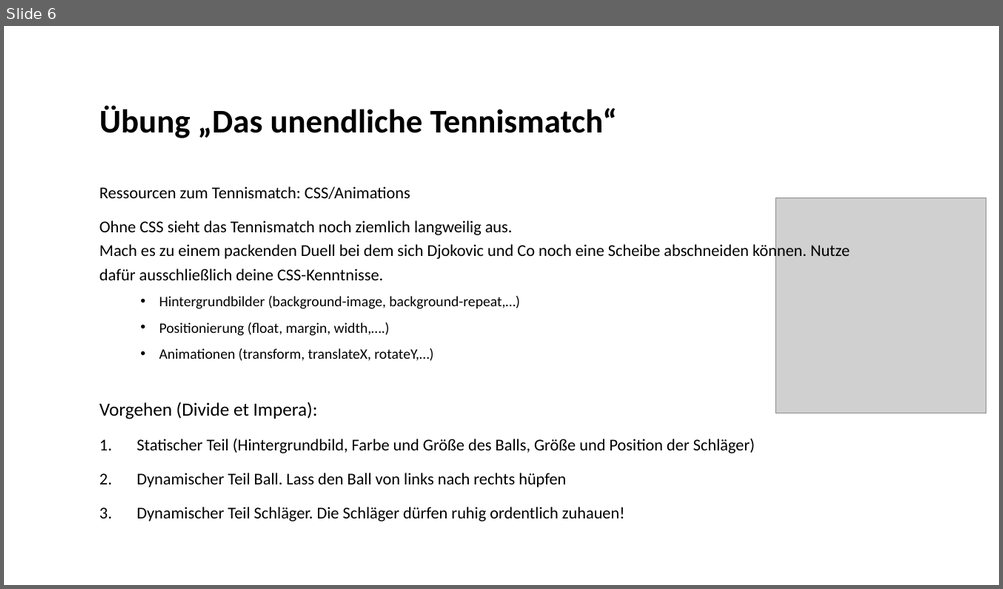
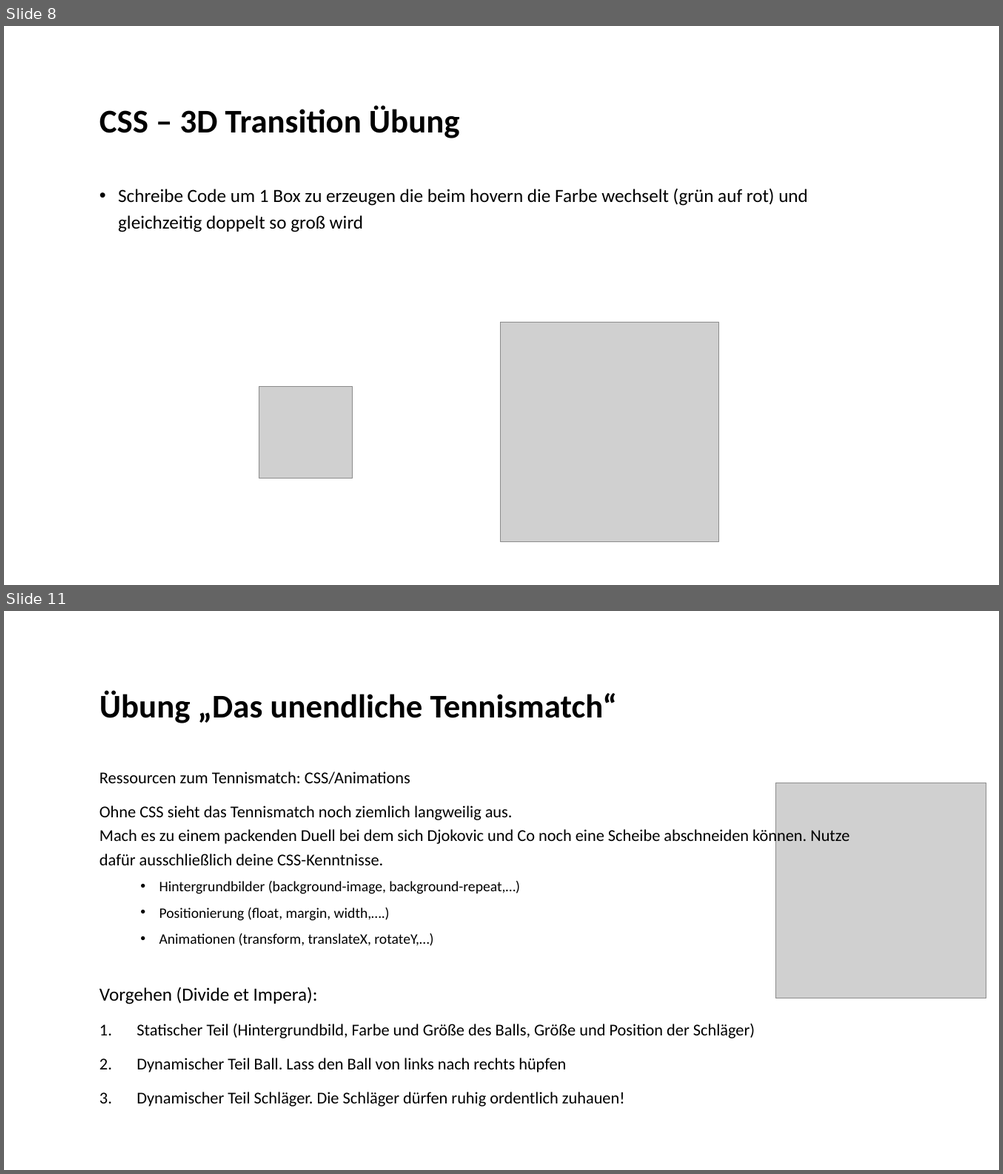
Before and after one commit to Holdo89/Webentwicklung_24_25, a slide deck: 3. CSS/Slides/CSS Transformation&Animation.pptx. Shown one above the other, each under a label of ours: slide 6 before the commit, slides 8 and 11 after it; the slides between them are not shown. The pictures are 1003x589 and 1003x1174 pixels, drawn with LibreOffice and Linux fonts; fonts in the diff are those of the drawing; grey boxes stand for pictures; background and template pictures are left out. Boxes give left, top, right and bottom in pixels: in the first picture for what was removed or moved away, otherwise in the second. Text is boxed around its words. In the diff, an @@ line names an element or a change of style, - is before the commit and + after.

```diff
--- a/3. CSS/Slides/CSS Transformation&Animation.pptx
+++ b/3. CSS/Slides/CSS Transformation&Animation.pptx
@@ slide 8 added at (4, 26, 999, 585), background #FFFFFF @@
@@ title added at (99, 105, 460, 138), 32 pt, text #000000, bold @@
+CSS – 3D Transition Übung
@@ text added at (118, 188, 808, 232), 18 pt, text #000000 @@
+• Schreibe Code um 1 Box zu erzeugen die beim hovern die Farbe wechselt (grün auf rot) und gleichzeitig doppelt so groß wird
@@ picture added at (501, 323, 720, 543) @@
@@ picture added at (259, 387, 353, 479) @@
@@ what was slide 6 is now slide 11 @@
```
Also in this commit, not shown: 4 slides changed, 4 other slides added, 6 other files.
